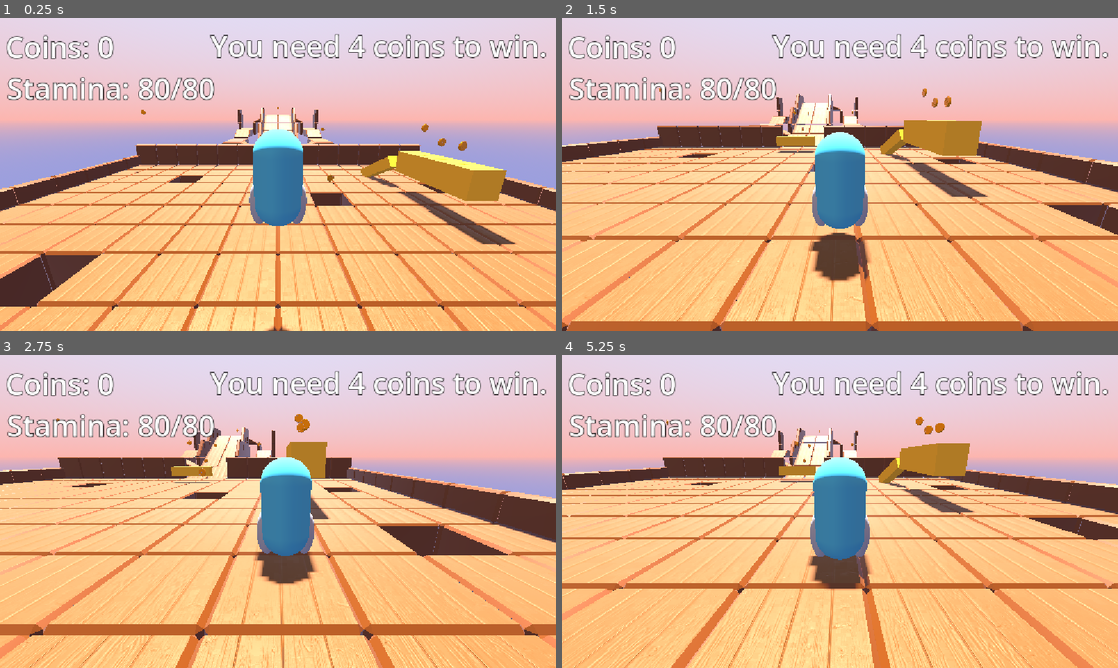
Above: before the commit, frames 1-4 (two rows, left to right).
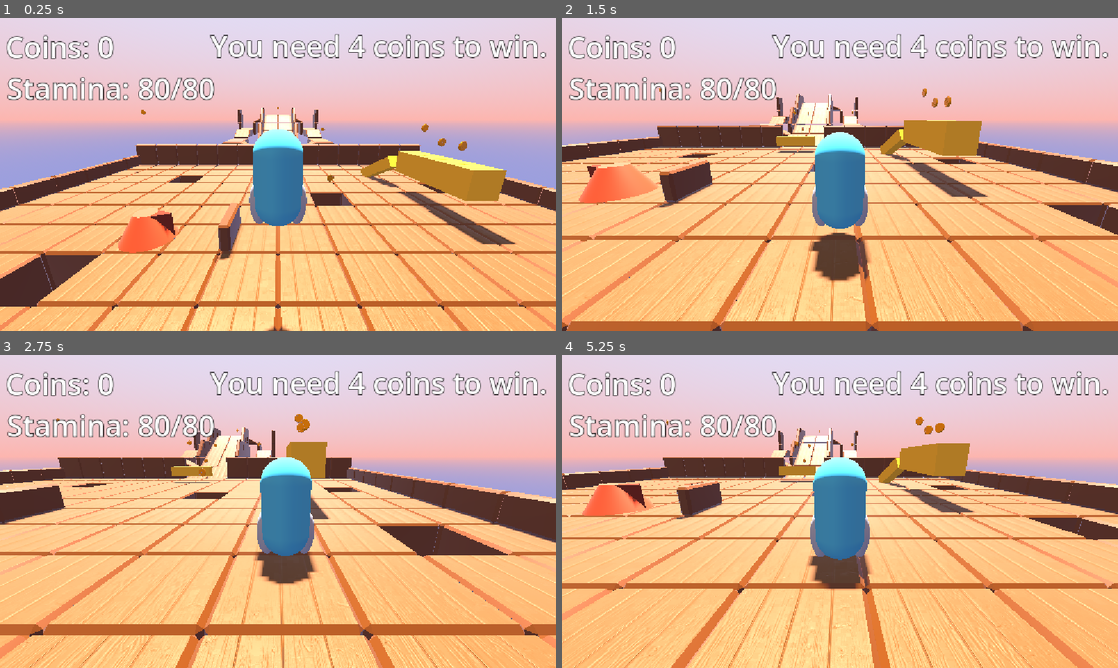
Above: after the commit, the same moments.

Repository: mahonk89/play-test-initial
Game: Godot game, scene res://alpha.tscn
Same seed, same stepped clock (60 frames per second), same inputs: the game is played once before the commit and once after it. The project has no main scene, so this scene is started directly. The engine's default icon, where the game draws it, is replaced by a stand-in: a white triangle on a blue panel in a dark square.
Inputs (mouse positions are in pixels of both pictures, inside the frame that each line leads up to):
- Up to frame 1 (0.25 s): no input
- Up to frame 2 (1.5 s): tap Enter (ui_accept) at 0.5 s; move the mouse to (962, 158) at 0.52 s; hold D (right) 0.53-1.25 s; right-click (962, 158) at 0.6 s; click (962, 158) at 0.67 s; tap Space (jump) at 0.77 s; drag from (728, 190) to (812, 237) at 1.27 s
- Up to frame 3 (2.75 s): move the mouse to (333, 442) at 2.02 s; hold D (right) from 2.03 s (still down); right-click (333, 442) at 2.1 s
- Up to frame 4 (5.25 s): release D (right) at 2.75 s; drag from (812, 574) to (673, 464) at 2.77 s; tap Enter (ui_accept) at 3.5 s; move the mouse to (1006, 558) at 3.52 s; hold A (left) 3.53-4.25 s; right-click (1006, 558) at 3.6 s; tap Space (jump) at 3.77 s; drag from (673, 464) to (756, 433) at 4.27 s; move the mouse to (867, 511) at 5.02 s; hold S (backward) from 5.03 s (still down); right-click (867, 511) at 5.1 s; click (867, 511) at 5.17 s

The runs differ from the first frame. In frame 1, 1.5% of the frame differs, in the area x 21-44%, y 59-79%; in frame 2, 2.1%, in the area x 3-28%, y 45-62%; in frame 3, 1.0%; in frame 4, 1.7%.

Commit message:
Enemy update
Future updates to include Area3D for sideways coll and downward coll.

Diff:
--- a/alpha.tscn
+++ b/alpha.tscn
@@ -10,6 +10,7 @@
 [ext_resource type="PackedScene" uid="uid://cc2mu6p0ixjeq" path="res://ui.tscn" id="7_rhi8f"]
 [ext_resource type="MeshLibrary" uid="uid://bj02foak8fxig" path="res://Assets/Meshes/BlockMesh2.tres" id="10_3oo7n"]
 [ext_resource type="Script" uid="uid://tsakkatevi00" path="res://death_barrier.gd" id="10_nc0gy"]
+[ext_resource type="PackedScene" uid="uid://crhkkq5dauw8m" path="res://enemy.tscn" id="11_3oo7n"]
 
 [sub_resource type="WorldBoundaryShape3D" id="WorldBoundaryShape3D_jahai"]
 
@@ -106,9 +107,12 @@
 [node name="GroundGridMap" type="GridMap" parent="." unique_id=2081379661]
 mesh_library = ExtResource("10_3oo7n")
 data = {
-"cells": PackedInt32Array(-65543, 65531, 0, -65543, 65532, 0 …(4831 unchanged characters)…  1441799, -7, 4, 1441799, -7, 5, 1441799)
+"cells": PackedInt32Array(-65543, 65531, 0, -65543, 65532, 0 …(4831 unchanged characters)…  1441799, -7, 4, 1441799, -7, 5, 1441799, -1, 1, 1441799)
 }
 metadata/_editor_floor_ = Vector3(-1, -1, -5)
+
+[node name="Enemy" parent="." unique_id=682283621 instance=ExtResource("11_3oo7n")]
+transform = Transform3D(-4.371139e-08, 0, 1, 0, 1, 0, -1, 0, -4.371139e-08, -6.1892266, -2, 3)
 
 [connection signal="coins_changed" from="Characters/MainCharacter" to="UI" method="_on_main_character_coins_changed"]
 [connection signal="stamina_changes" from="Characters/MainCharacter" to="UI" method="_on_main_character_stamina_changes"]
--- a/enemy.tscn
+++ b/enemy.tscn
@@ -6,6 +6,9 @@
 
 @export var speed = 5.0
 @export var direction := Vector3(1,0,0)
+var x_mover : bool = direction.x
+var z_mover : bool = direction.z
+
 
 
 func _physics_process(delta: float) -> void:
@@ -23,15 +26,27 @@
 
 	move_and_slide()
 
+	if is_on_wall():
+		turn_around()
+
+
 
 func turn_around():
-	var dir = direction
-	direction = Vector3.ZERO
-	var turn_tween = create_tween()
+#	var dir = direction #saves current direction
+#	direction = Vector3.ZERO #sets direction to 0 to stop movement
+	var turn_tween = create_tween() # create the tween
+	set_physics_process(false) #stops physics process (including gravity??)
+	#tween does a transformation on on object-.as_relative() makes the transform additive
 	turn_tween.tween_property(self,\"rotation_degrees\",Vector3(0,180,0),0.6).as_relative()
-	await get_tree().create_timer(0.6).timeout
-	direction.x = dir.x * -1
-	direction.z = dir.z * -1
+	await get_tree().create_timer(0.6).timeout #set timer to begin movement
+	direction.x *= -1 #flips the x direction
+	direction.z *= -1 #flips the z direction
+	set_physics_process(true) #return physics to active state.
+	# I went with this because there was some issues when I was running into the enemy while it
+	# was rotating, that it began to rotate again for 0.6 but the timer was off, so once it did
+	# begin moving again, it wasn't facing the same direction. This means I also can take out some
+	# of the other steps to stop movement such as setting direction = 0.
+
 
 "
 
